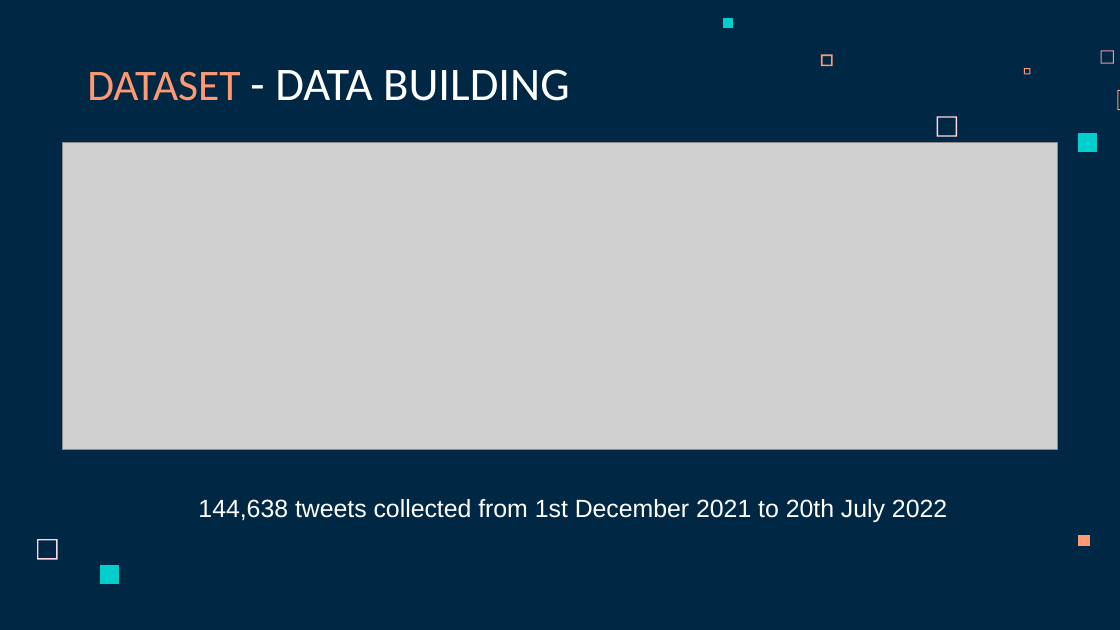
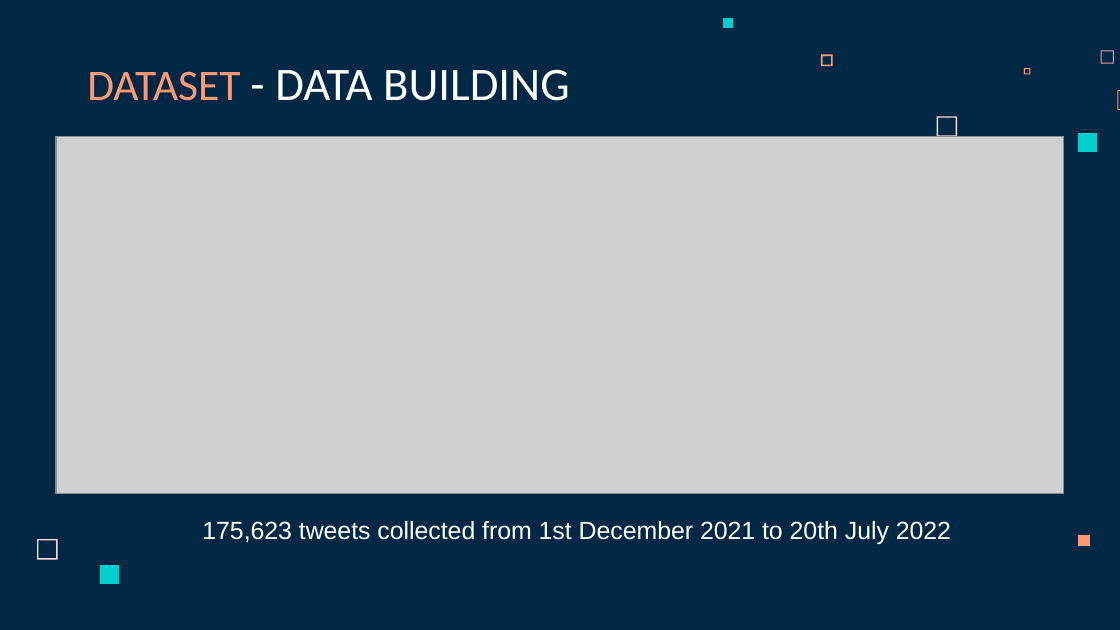
Before and after one commit to martimarino/Body-shaming-detection, a slide deck: slide 9 of docs/Body-shaming-detection-presentation.pptx. Drawn at 1120x630 pixels with LibreOffice and Linux fonts; fonts in the diff are those of the drawing; grey boxes stand for pictures. Boxes give left, top, right and bottom in pixels: in the first picture for what was removed or moved away, otherwise in the second. Text is boxed around its words. In the diff, an @@ line names an element or a change of style, - is before the commit and + after.

```diff
--- a/docs/Body-shaming-detection-presentation.pptx
+++ b/docs/Body-shaming-detection-presentation.pptx
@@ picture: place and size @@
-picture at <box>63,143,1057,450</box>
+picture at <box>56,137,1064,494</box>
@@ text at <box>202,521,951,544</box>: text changed @@
-144,638 tweets collected from 1st December 2021 to 20th July 2022
+175,623 tweets collected from 1st December 2021 to 20th July 2022
```
Also in this commit, not shown: 3 other slides changed, 3 other files.
